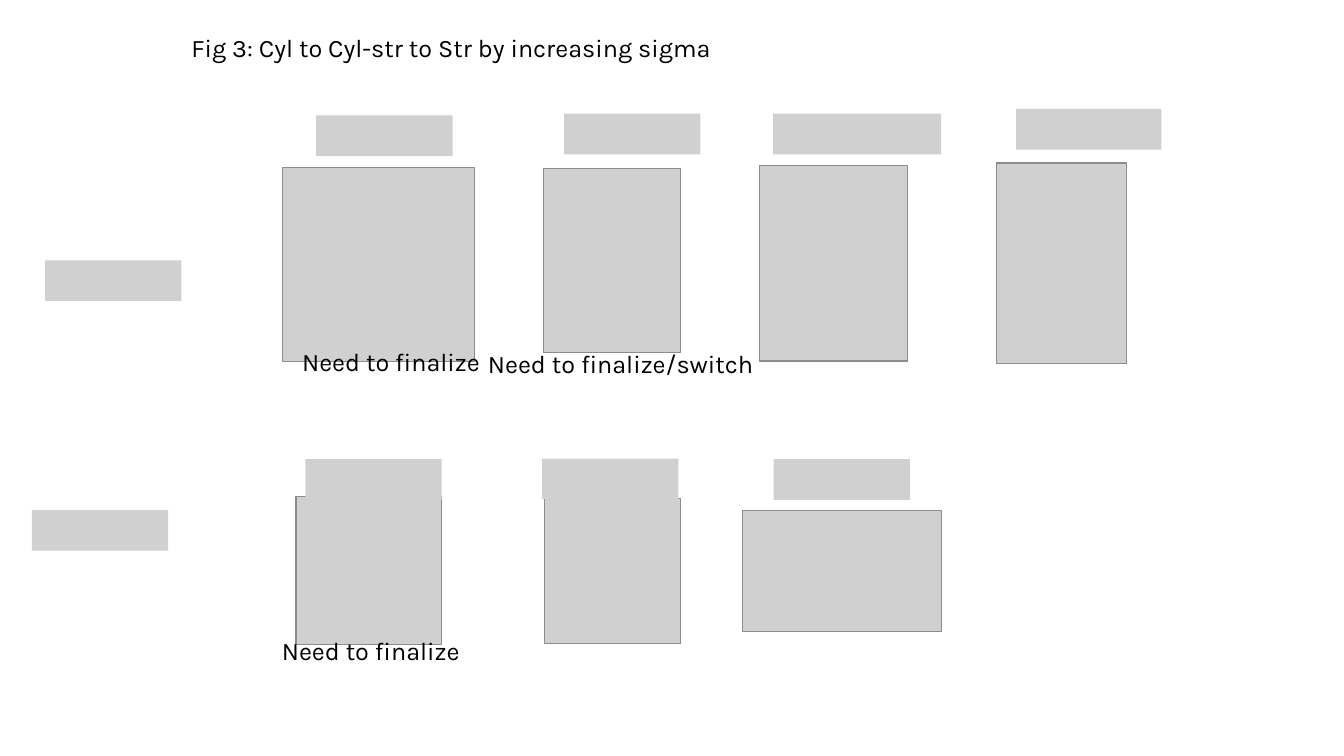
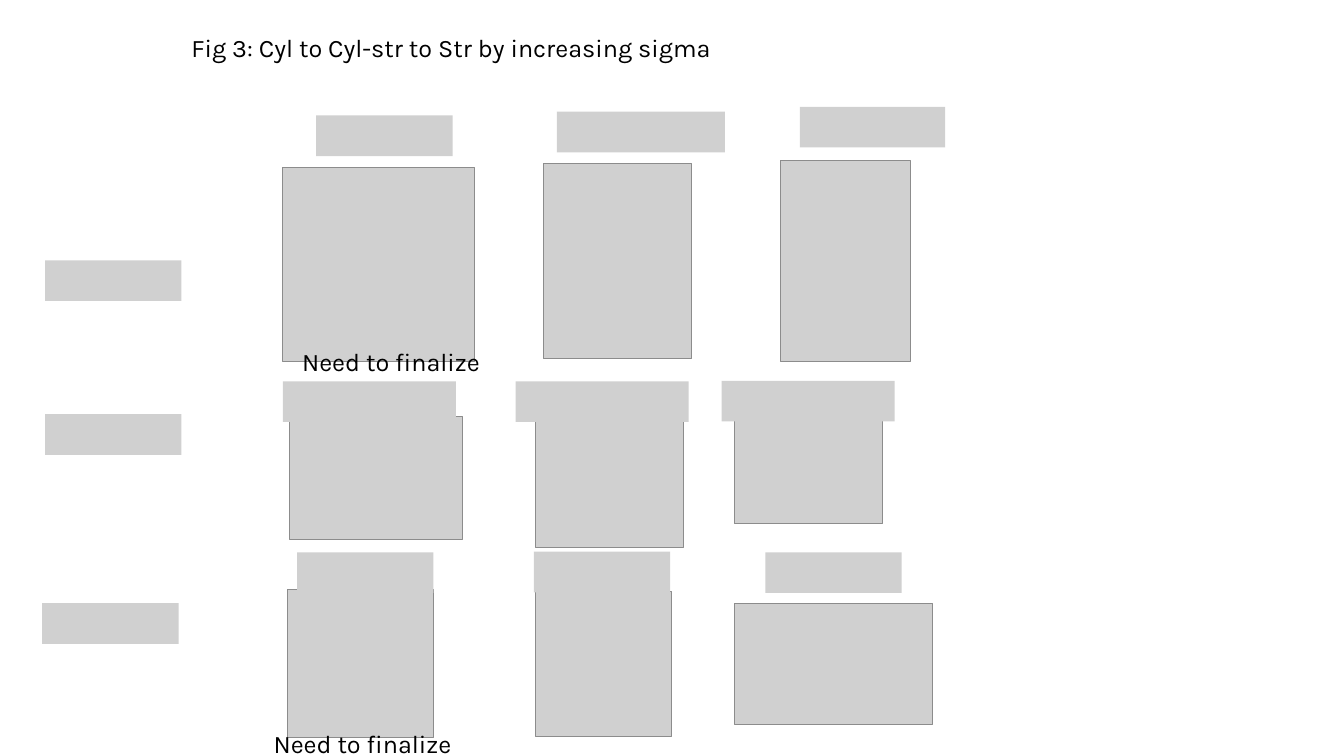
Before and after one commit to tyokokur/presentations, a slide deck: slide 3 of SYSG3_paper.pptx. Drawn at 1344x756 pixels with LibreOffice and Linux fonts; fonts in the diff are those of the drawing; grey boxes stand for pictures. Boxes give left, top, right and bottom in pixels: in the first picture for what was removed or moved away, otherwise in the second. Text is boxed around its words. In the diff, an @@ line names an element or a change of style, - is before the commit and + after.

```diff
--- a/SYSG3_paper.pptx
+++ b/SYSG3_paper.pptx
@@ picture: place and size @@
-picture at [565, 114, 701, 154]
+picture at [557, 112, 725, 152]
@@ picture: place and size @@
-picture at [773, 114, 942, 154]
+picture at [800, 107, 945, 147]
@@ picture removed at [1016, 109, 1162, 149] @@
@@ picture: place and size @@
-picture at [760, 165, 908, 361]
+picture at [543, 163, 692, 359]
@@ picture removed at [543, 168, 681, 353] @@
@@ picture: place and size @@
-picture at [997, 163, 1127, 364]
+picture at [780, 161, 910, 362]
@@ text removed at [488, 351, 753, 375] @@
-Need to finalize/switch
@@ picture added at [283, 381, 457, 421] @@
@@ picture added at [516, 381, 690, 421] @@
@@ picture added at [722, 381, 895, 421] @@
@@ picture added at [45, 414, 181, 455] @@
@@ picture added at [289, 416, 463, 539] @@
@@ picture added at [734, 401, 882, 523] @@
@@ picture added at [536, 421, 685, 546] @@
@@ picture removed at [306, 460, 442, 500] @@
@@ picture removed at [542, 459, 679, 499] @@
@@ picture removed at [773, 460, 909, 500] @@
@@ picture removed at [32, 510, 168, 551] @@
@@ picture added at [297, 553, 434, 593] @@
@@ picture added at [534, 552, 670, 592] @@
@@ picture added at [765, 553, 901, 593] @@
@@ picture added at [42, 603, 178, 643] @@
@@ 3 pictures, 1 text: place and size @@
-3 pictures, 1 text at [282, 497, 941, 661]
+3 pictures, 1 text at [274, 590, 933, 756]
```
Also in this commit, not shown: 1 other slide changed, 2 slides added, 1 slide removed.
